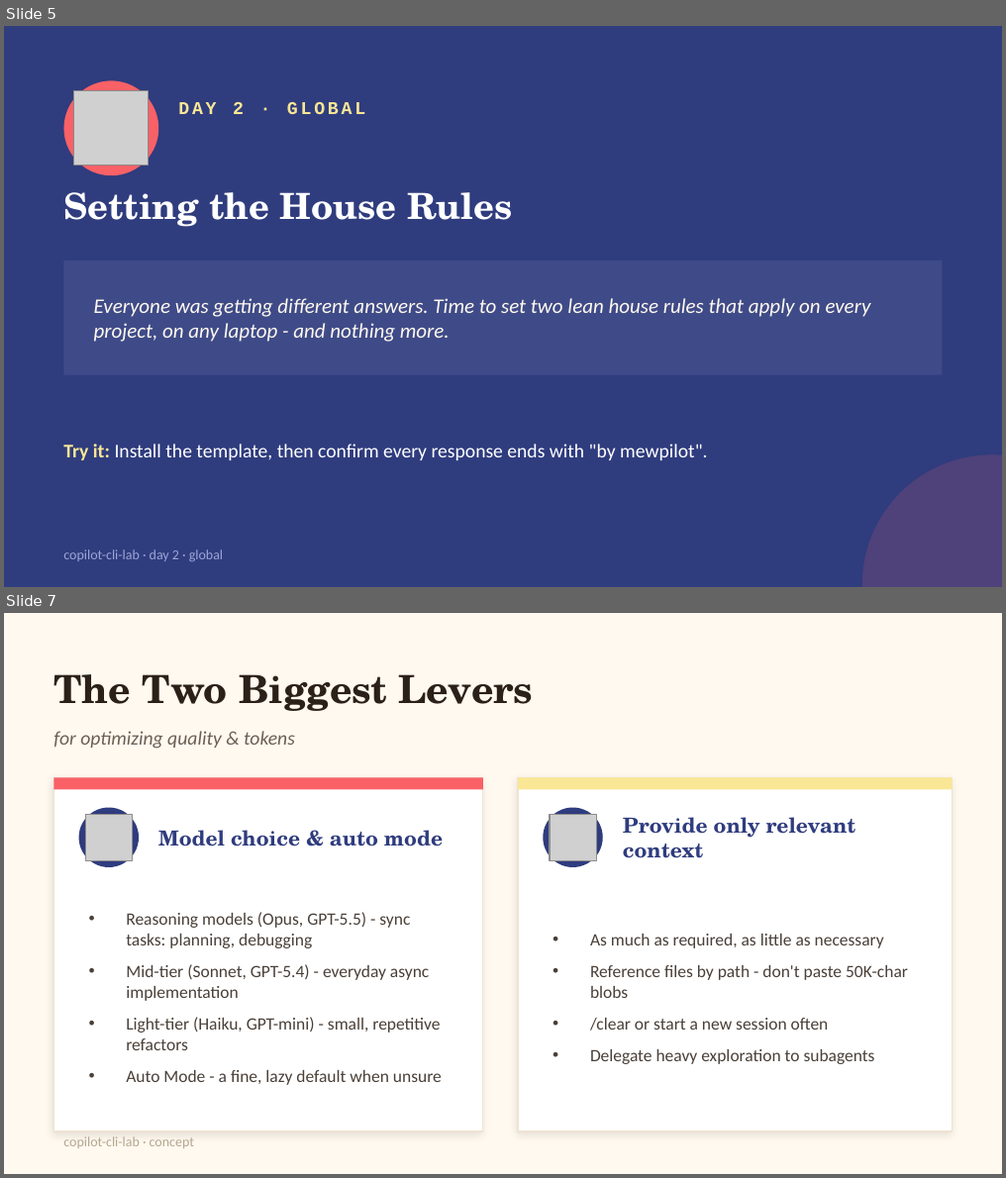
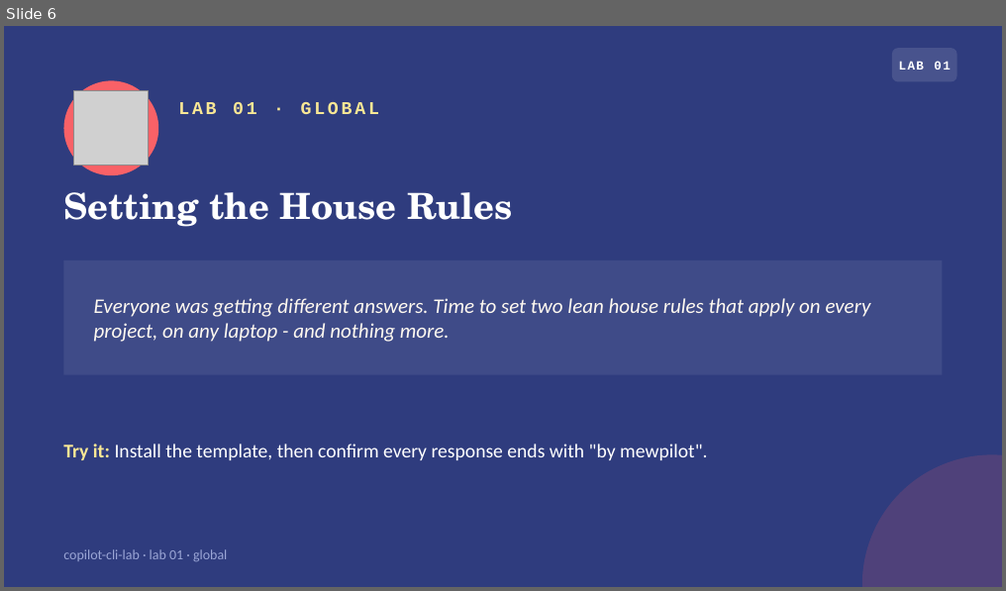
Before and after one commit to kandanai-leenutaphong-backup/copilot-cli-lab, a slide deck: slides/copilot-cli-lab.pptx. Shown one above the other, each under a label of ours: slides 5 and 7 before the commit, slide 6 after it; the slides between them are not shown. The pictures are 1006x1178 and 1006x591 pixels, drawn with LibreOffice and Linux fonts; fonts in the diff are those of the drawing; grey boxes stand for pictures. Boxes give left, top, right and bottom in pixels: in the first picture for what was removed or moved away, otherwise in the second. Text is boxed around its words. In the diff, an @@ line names an element or a change of style, - is before the commit and + after.

```diff
--- a/slides/copilot-cli-lab.pptx
+++ b/slides/copilot-cli-lab.pptx
@@ slide 7 removed at (4, 613, 1002, 1174), background #FFF9F0 @@
@@ text removed at (54, 674, 534, 711) @@
-The Two Biggest Levers
@@ text removed at (54, 731, 295, 749) @@
-for optimizing quality & tokens
@@ rectangle removed at (54, 777, 483, 1132) @@
@@ rectangle removed at (54, 777, 483, 789) @@
@@ rectangle removed at (518, 777, 952, 1132) @@
@@ rectangle removed at (518, 777, 952, 789) @@
@@ ellipse removed at (79, 808, 139, 867) @@
@@ picture removed at (86, 815, 133, 861) @@
@@ ellipse removed at (543, 808, 603, 867) @@
@@ picture removed at (549, 815, 597, 861) @@
@@ text removed at (623, 817, 856, 859) @@
-Provide only relevant context
@@ text removed at (158, 830, 443, 847) @@
-Model choice & auto mode
@@ text removed at (126, 912, 442, 1085) @@
-• Reasoning models (Opus, GPT-5.5) - sync tasks: planning, debugging
-• Mid-tier (Sonnet, GPT-5.4) - everyday async implementation
-• Light-tier (Haiku, GPT-mini) - small, repetitive refactors
-• Auto Mode - a fine, lazy default when unsure
@@ text removed at (590, 934, 908, 1064) @@
-• As much as required, as little as necessary
-• Reference files by path - don't paste 50K-char blobs
-• /clear or start a new session often
-• Delegate heavy exploration to subagents
@@ text removed at (63, 1137, 194, 1149) @@
-copilot-cli-lab · concept
@@ what was slide 5 is now slide 6 @@
@@ slide 6 changed as well @@
@@ rounded rectangle added at (892, 48, 957, 81), fill #FFFFFF at 12% opacity @@
@@ text added at (899, 61, 950, 70), 9 pt, text #FFFFFF, bold @@
+LAB 01
@@ text at (178, 102, 379, 114): text changed @@
-DAY 2 · GLOBAL
+LAB 01 · GLOBAL
@@ text at (63, 550, 227, 562): text changed @@
-copilot-cli-lab · day 2 · global
+copilot-cli-lab · lab 01 · global
```
Also in this commit, not shown: 10 other slides changed, 9 slides added, 3 other slides removed, 2 other files.
